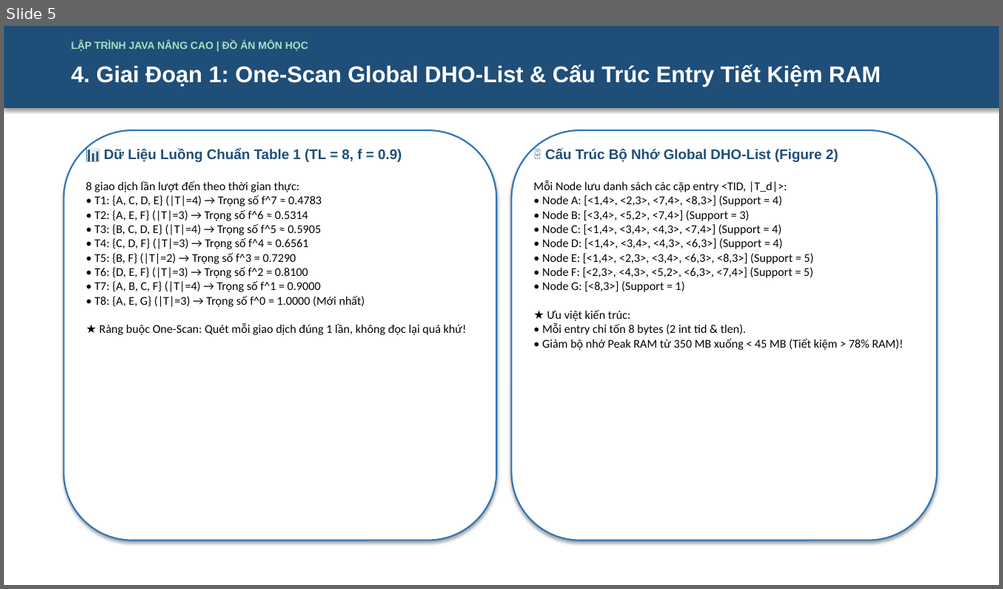
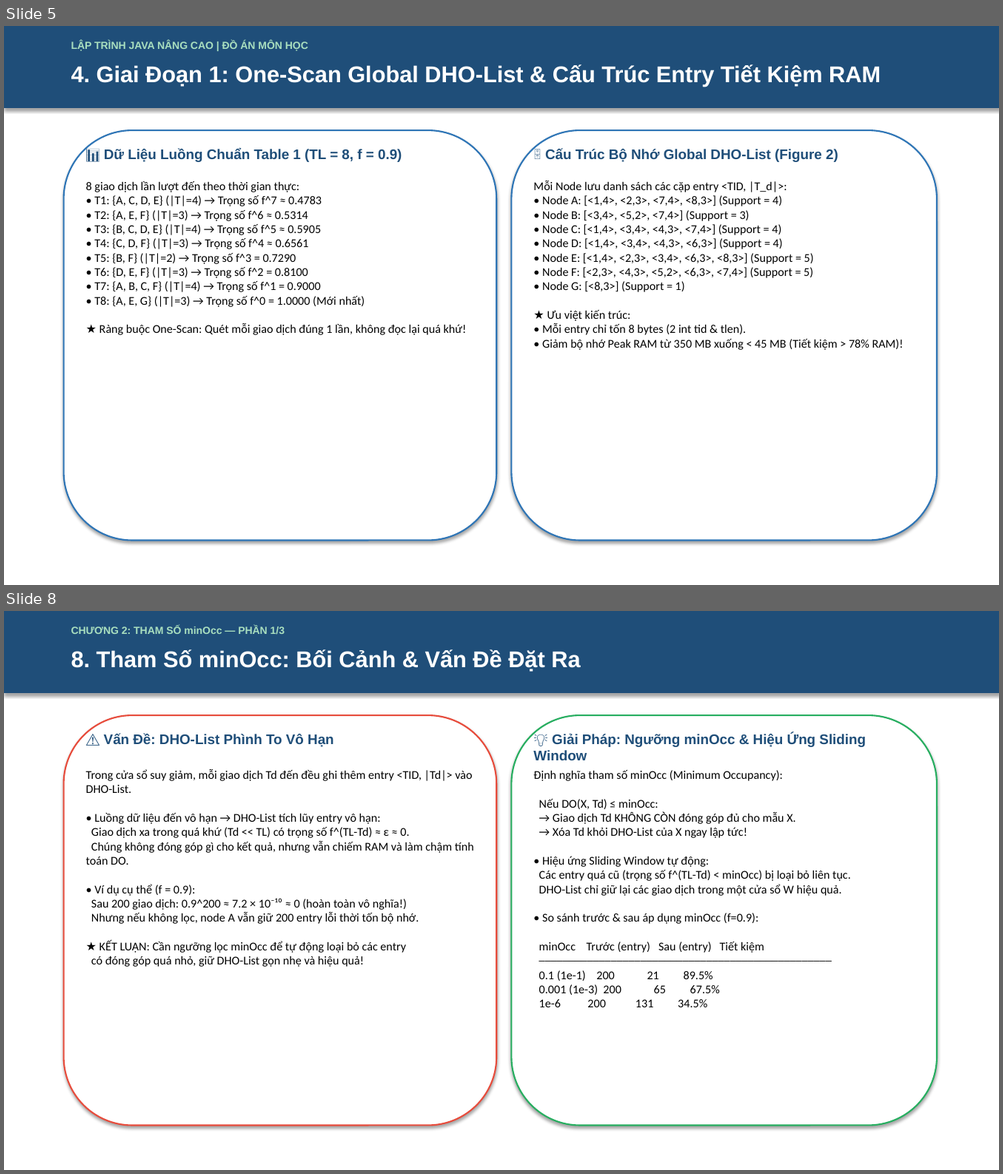
Before and after one commit to 2312741-sudo/javanc, a slide deck: docs/ThuyetTrinh_DeTai_DHOPM_2312741_NguyenThanhTam.pptx. Shown one above the other, each under a label of ours: slide 5 before the commit, slides 5 and 8 after it; the slides between them are not shown. The pictures are 1003x589 and 1003x1174 pixels, drawn with LibreOffice and Linux fonts; fonts in the diff are those of the drawing. Boxes give left, top, right and bottom in pixels: in the first picture for what was removed or moved away, otherwise in the second. Text is boxed around its words. In the diff, an @@ line names an element or a change of style, - is before the commit and + after.

Commit message:
feat: update PPTX with 3 dedicated minOcc slides (8-10), total 19 slides, 78/78 tests
- Add Slide 8: minOcc bối cảnh & vấn đề — DHO-List phình to vô hạn, 0.9^200 ≈ 7.2e-10
- Add Slide 9: Chứng minh toán học 3 bước → W = floor(ln(minOcc)/ln(f))
- Add Slide 10: Phân tích 2 chiều (fix f vs fix minOcc) + Tab 6 feature list
- Update slide header numbers: s9→12, s10→13, s11→14, s12→15, s13→16, s14→17, s15→18
- Update test count: 63/63 → 78/78, add MinOccWindowTest (15 tests) entry
- Update generator script docstring: 19 slides total
- PPTX now matches HTML presentation detail with full minOcc content

```diff
--- a/docs/ThuyetTrinh_DeTai_DHOPM_2312741_NguyenThanhTam.pptx
+++ b/docs/ThuyetTrinh_DeTai_DHOPM_2312741_NguyenThanhTam.pptx
@@ slide 8 added at (x1=4, y1=611, x2=999, y2=1170), background #FFFFFF @@
@@ rectangle added at (x1=4, y1=611, x2=999, y2=693), fill #1F4E79, outline #1F4E79 0.75 pt @@
@@ text added at (x1=71, y1=625, x2=284, y2=634), 10 pt, text #A9DFBF, bold @@
+CHƯƠNG 2: THAM SỐ minOcc — PHẦN 1/3
@@ text added at (x1=71, y1=649, x2=580, y2=671), 22 pt, text #FFFFFF, bold @@
+8. Tham Số minOcc: Bối Cảnh & Vấn Đề Đặt Ra
@@ rounded rectangle added at (x1=64, y1=715, x2=496, y2=1126), fill #FFFFFF, outline #E74C3C 1.5 pt @@
@@ rounded rectangle added at (x1=512, y1=715, x2=936, y2=1126), fill #FFFFFF, outline #27AE60 1.5 pt @@
@@ text added at (x1=104, y1=733, x2=334, y2=747), 13.5 pt, text #1F4E79, bold @@
+⚠️ Vấn Đề: DHO-List Phình To Vô Hạn
@@ text added at (x1=533, y1=733, x2=865, y2=760), 13.5 pt, text #1F4E79, bold @@
+💡 Giải Pháp: Ngưỡng minOcc & Hiệu Ứng Sliding Window
@@ text added at (x1=86, y1=769, x2=474, y2=967), 11.5 pt, text #000000 @@
+Trong cửa sổ suy giảm, mỗi giao dịch Td đến đều ghi thêm entry <TID, |Td|> vào DHO-List.
+• Luồng dữ liệu đến vô hạn → DHO-List tích lũy entry vô hạn:
+Giao dịch xa trong quá khứ (Td << TL) có trọng số f^(TL-Td) ≈ ε ≈ 0.
+Chúng không đóng góp gì cho kết quả, nhưng vẫn chiếm RAM và làm chậm tính toán DO.
+• Ví dụ cụ thể (f = 0.9):
+Sau 200 giao dịch: 0.9^200 ≈ 7.2 × 10⁻¹⁰ ≈ 0 (hoàn toàn vô nghĩa!)
+Nhưng nếu không lọc, node A vẫn giữ 200 entry lỗi thời tốn bộ nhớ.
+★ KẾT LUẬN: Cần ngưỡng lọc minOcc để tự động loại bỏ các entry
+có đóng góp quá nhỏ, giữ DHO-List gọn nhẹ và hiệu quả!
@@ text added at (x1=533, y1=770, x2=851, y2=1008), 11.5 pt, text #000000 @@
+Định nghĩa tham số minOcc (Minimum Occupancy):
+Nếu DO(X, Td) ≤ minOcc:
+→ Giao dịch Td KHÔNG CÒN đóng góp đủ cho mẫu X.
+→ Xóa Td khỏi DHO-List của X ngay lập tức!
+• Hiệu ứng Sliding Window tự động:
+Các entry quá cũ (trọng số f^(TL-Td) < minOcc) bị loại bỏ liên tục.
+DHO-List chỉ giữ lại các giao dịch trong một cửa sổ W hiệu quả.
+• So sánh trước & sau áp dụng minOcc (f=0.9):
+minOcc Trước (entry) Sau (entry) Tiết kiệm
+─────────────────────────────────────────────────
+0.1 (1e-1) 200 21 89.5%
+0.001 (1e-3) 200 65 67.5%
+1e-6 200 131 34.5%
```
Also in this commit, not shown: 8 slides changed, 2 other slides added.
